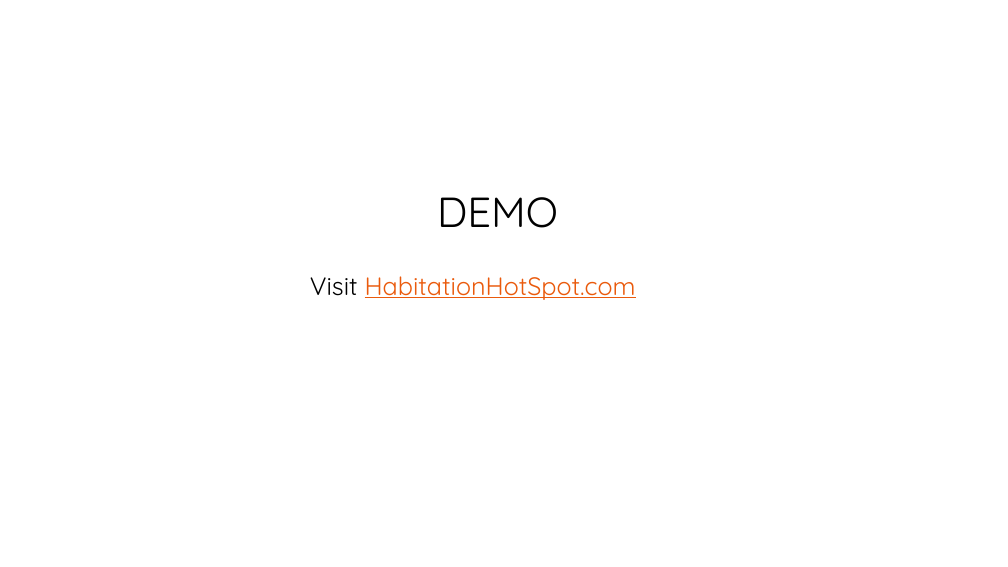
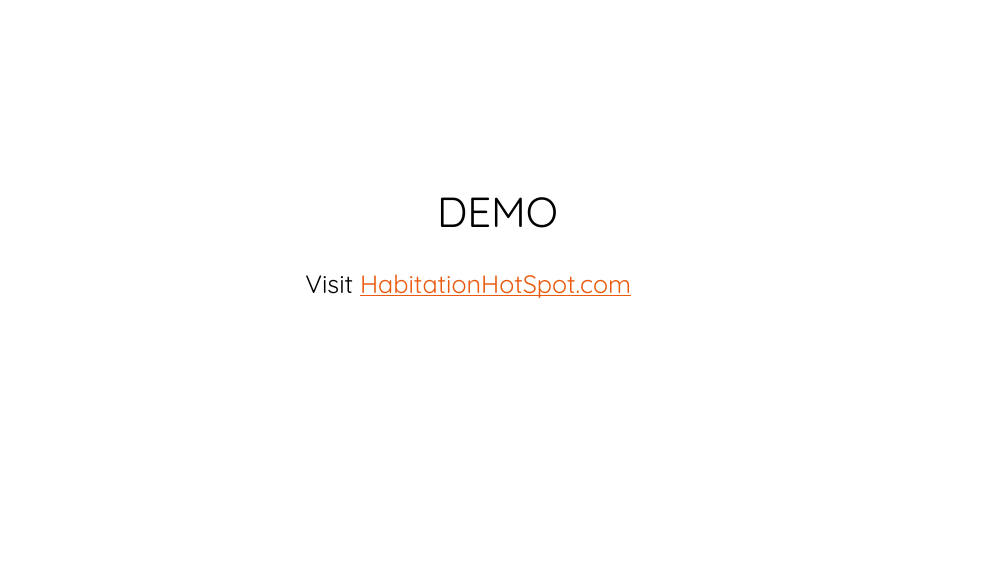
Before and after one commit to Zoocko42/skrongproject1, a slide deck: slide 4 of media/Project-1.pptx. Drawn at 1008x567 pixels with LibreOffice and Linux fonts; fonts in the diff are those of the drawing; background and template pictures are left out. Boxes give left, top, right and bottom in pixels: in the first picture for what was removed or moved away, otherwise in the second. Text is boxed around its words. In the diff, an @@ line names an element or a change of style, - is before the commit and + after.

```diff
--- a/media/Project-1.pptx
+++ b/media/Project-1.pptx
@@ text "Visit HabitationHotSpot.com" moved from (x1=310, y1=276, x2=636, y2=300) to (x1=305, y1=274, x2=631, y2=298) @@
```
Also in this commit, not shown: 1 other slide changed.
